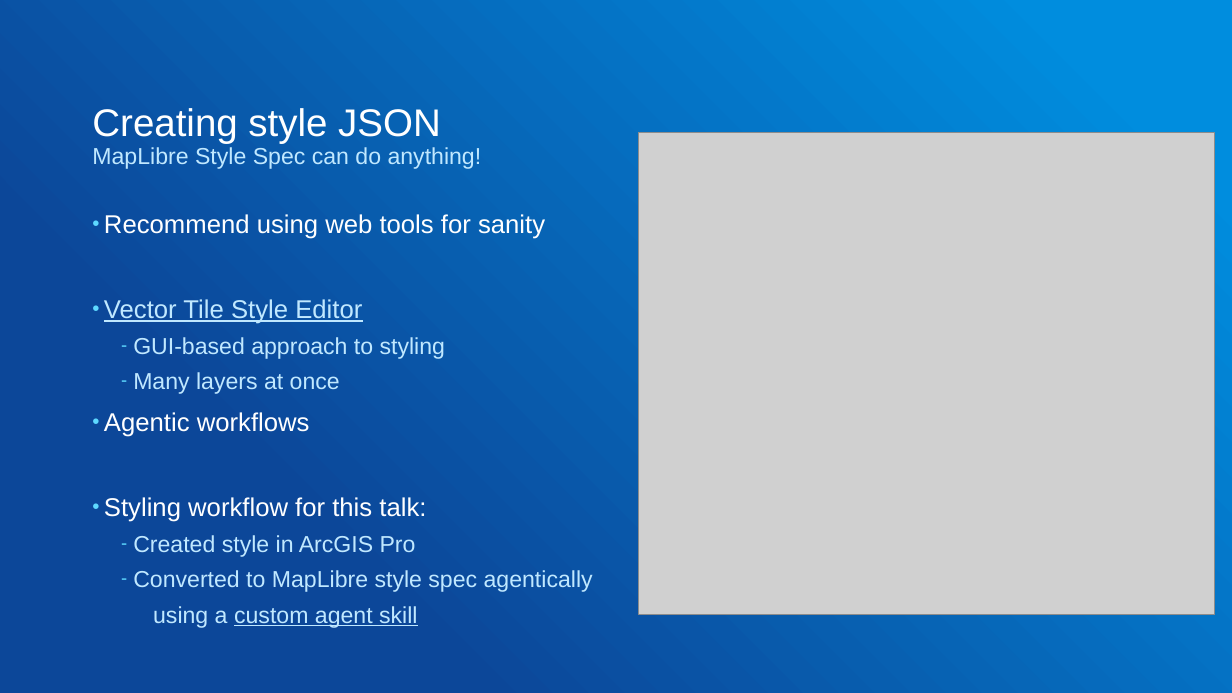
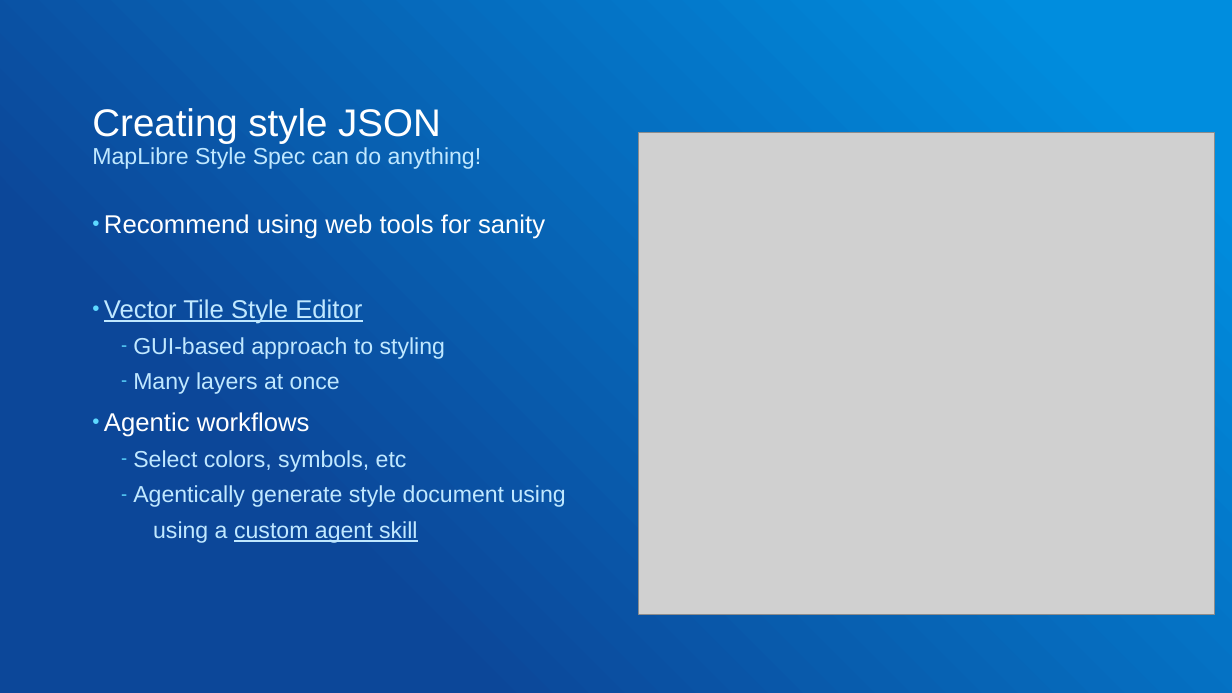
Before and after one commit to gowin20/foss4g-2026-maplibregl-data-visualization, a slide deck: slide 15 of foss4g-maplibre-data-visualization.pptx (slide 14 before the commit). Drawn at 1232x693 pixels with LibreOffice and Linux fonts; fonts in the diff are those of the drawing; grey boxes stand for pictures. Boxes give left, top, right and bottom in pixels: in the first picture for what was removed or moved away, otherwise in the second. Text is boxed around its words. In the diff, an @@ line names an element or a change of style, - is before the commit and + after.

```diff
--- a/foss4g-maplibre-data-visualization.pptx
+++ b/foss4g-maplibre-data-visualization.pptx
@@ text at [133, 450, 566, 507]: text changed @@
-• Styling workflow for this talk:
-  – Created style in ArcGIS Pro
-  – Converted to MapLibre style spec agentically
+  – Select colors, symbols, etc
+  – Agentically generate style document using
```
Also in this commit, not shown: 11 other slides changed, 2 slides added, 1 slide removed, 1 other file.
